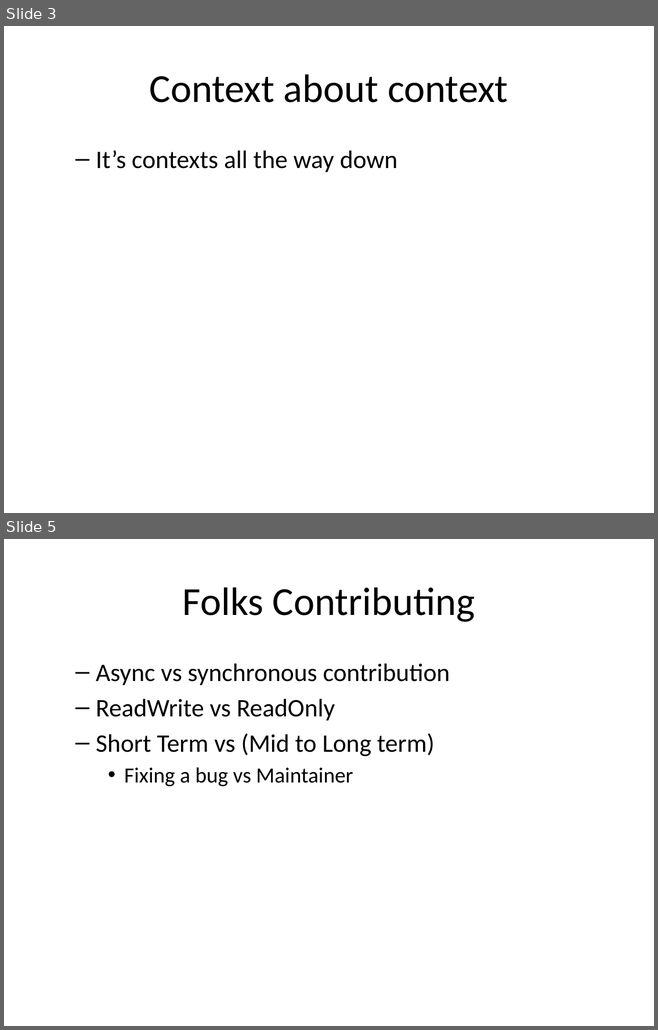
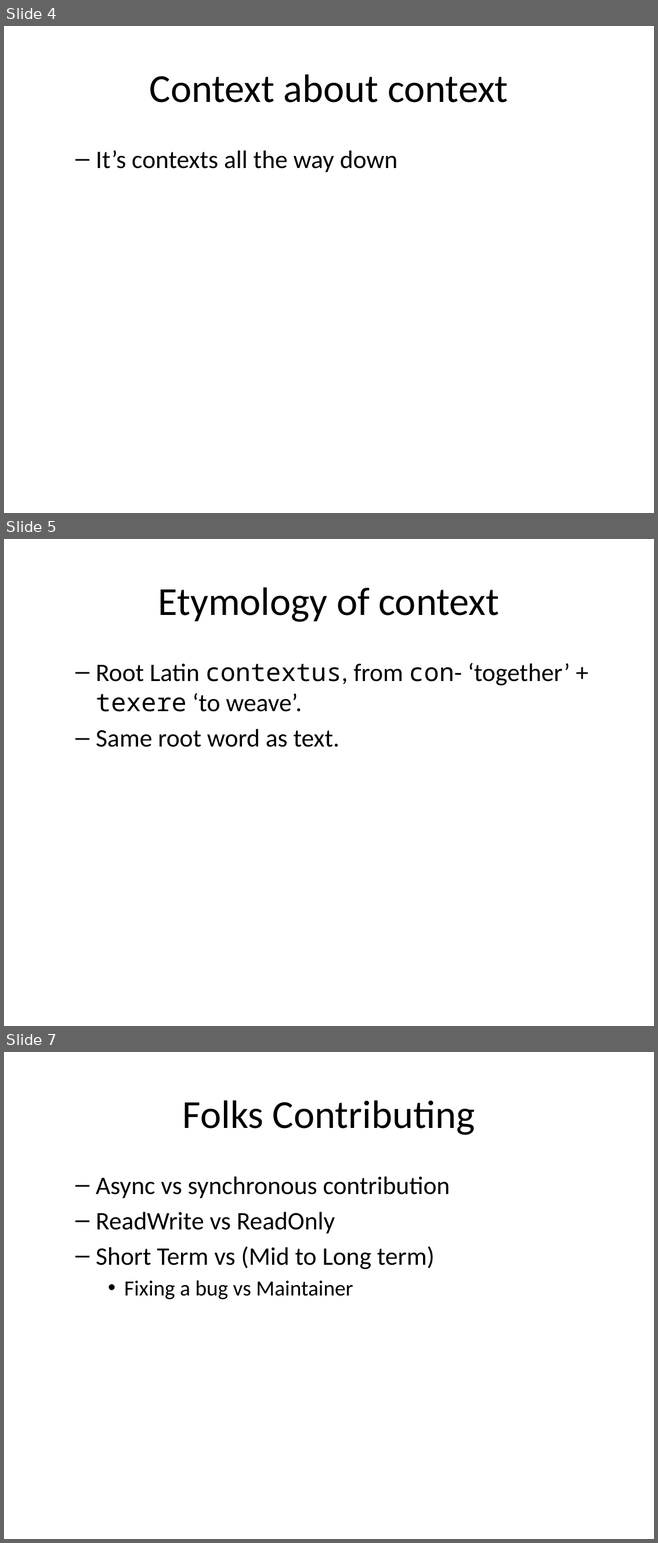
Before and after one commit to masters3d/ingenio, a slide deck: presentation/render/eng_contextual_awareness.pptx. Shown one above the other, each under a label of ours: slides 3 and 5 before the commit, slides 4, 5 and 7 after it; the slides between them are not shown. The pictures are 658x1030 and 658x1543 pixels, drawn with LibreOffice and Linux fonts; fonts in the diff are those of the drawing. Boxes give left, top, right and bottom in pixels: in the first picture for what was removed or moved away, otherwise in the second. Text is boxed around its words. In the diff, an @@ line names an element or a change of style, - is before the commit and + after.

```diff
--- a/presentation/render/eng_contextual_awareness.pptx
+++ b/presentation/render/eng_contextual_awareness.pptx
@@ slide 5 added at box(4, 539, 654, 1026), background #FFFFFF @@
@@ title added at box(158, 587, 499, 622), 44 pt, text #000000 @@
+Etymology of context
@@ text added at box(96, 663, 570, 747), 28 pt, text #000000 @@
+  – Root Latin contextus, from con- ‘together’ + texere ‘to weave’.
+  – Same root word as text.
@@ what was slide 3 is now slide 4 @@
@@ what was slide 5 is now slide 7 @@
```
Also in this commit, not shown: 4 slides changed, 2 other slides added, 6 other files.
